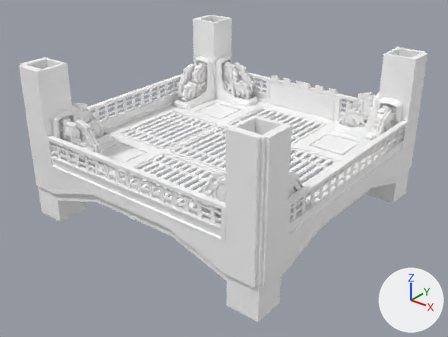
One commit to the FBX model TheLastEngineer/Assets/Art-2/FBXs/Ascensor/Asset_Ascensor.fbx: the scene before it, then after it.
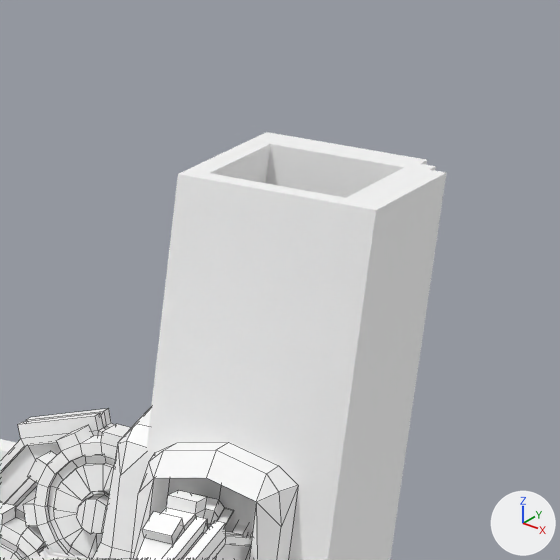
The first picture shows the older version from a camera (50 mm lens) standing at (8.32, 2.64, 2.75) and looking at (4.56, 7.34, -0.16). The close-ups show both versions on the part from 79% to 100% of the width and 8% to 35% of the height of that picture. The axes (+X, +Y, +Z) are drawn at lower right. The lights are the same throughout. The close-ups show mesh edges as thin lines. Where no turn or scale is listed for an object, it has been applied to the vertices.

Objects in the first close-up: 'Esctructura_Ascensor', 'engranaje_bronce.004', 'engranaje_bronce_2.004', 'engranaje_bronce_2.005', 'engranaje_metal_grande.004', 'engranaje_metal_grande.005', 'estructura.004', 'estructura.005'.
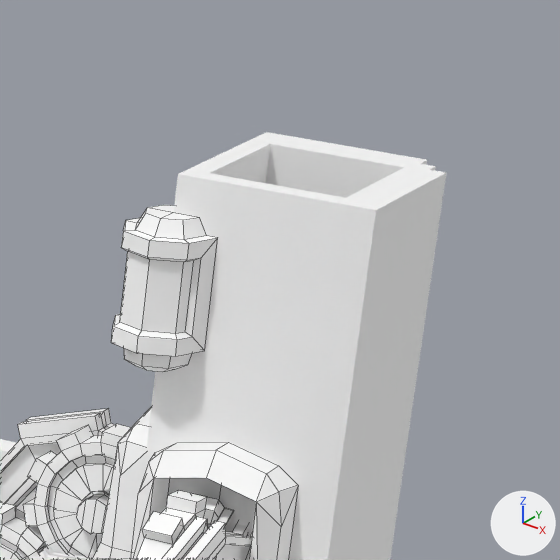
Edits to the scene script, one JSON object a line:
```json
{"op": "add", "block": "me_mesh_001_1", "code": ["me_mesh_001_1 = bpy.data.meshes.new('Mesh.001')", "me_mesh_001_1.from_pydata(...)  # 56 vertices, 24 faces; spans x 0.29..2.71, y 0.29..2.71, z 0.74..0.87", "me_mesh_001_1.materials.append(mat_m_gradiente)  # its picture is missing"]}
{"op": "add", "block": "me_mesh_1", "code": ["me_mesh_1 = bpy.data.meshes.new('Mesh')", "me_mesh_1.from_pydata(...)  # 316 vertices, 256 faces; spans x 0.27..2.73, y 0.27..2.73, z 0.66..0.94", "me_mesh_1.materials.append(mat_m_gradiente)  # its picture is missing"]}
{"op": "add", "block": "ob_luz", "code": ["ob_luz = bpy.data.objects.new('Luz', me_mesh_001_1)", "ob_luz.location = (3.0, 6.0, 0.0)"]}
{"op": "add", "block": "ob_carcaza", "code": ["ob_carcaza = bpy.data.objects.new('carcaza', me_mesh_1)", "ob_carcaza.location = (3.0, 6.0, 0.0)"]}
```

Pixel boxes (x1, y1, x2, y2) of what changed, in the close-ups (560 x 560 px):
```json
{"object": "carcaza", "change": "added", "after": [111, 205, 218, 372]}
{"object": "Luz", "change": "added", "after": [120, 252, 194, 334]}
```
